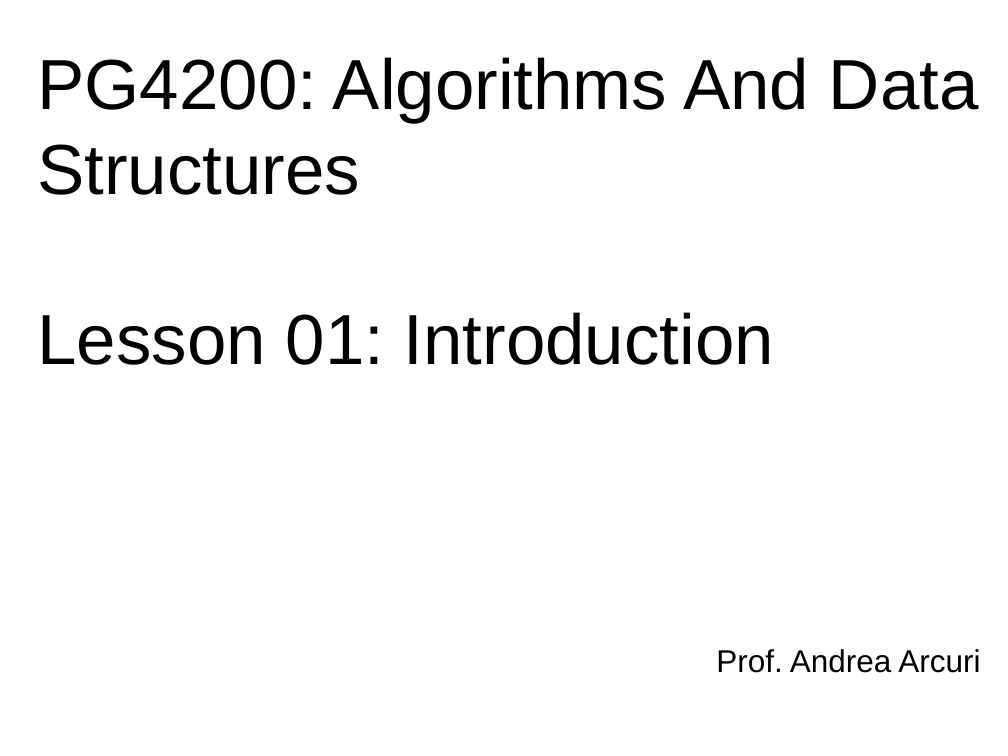
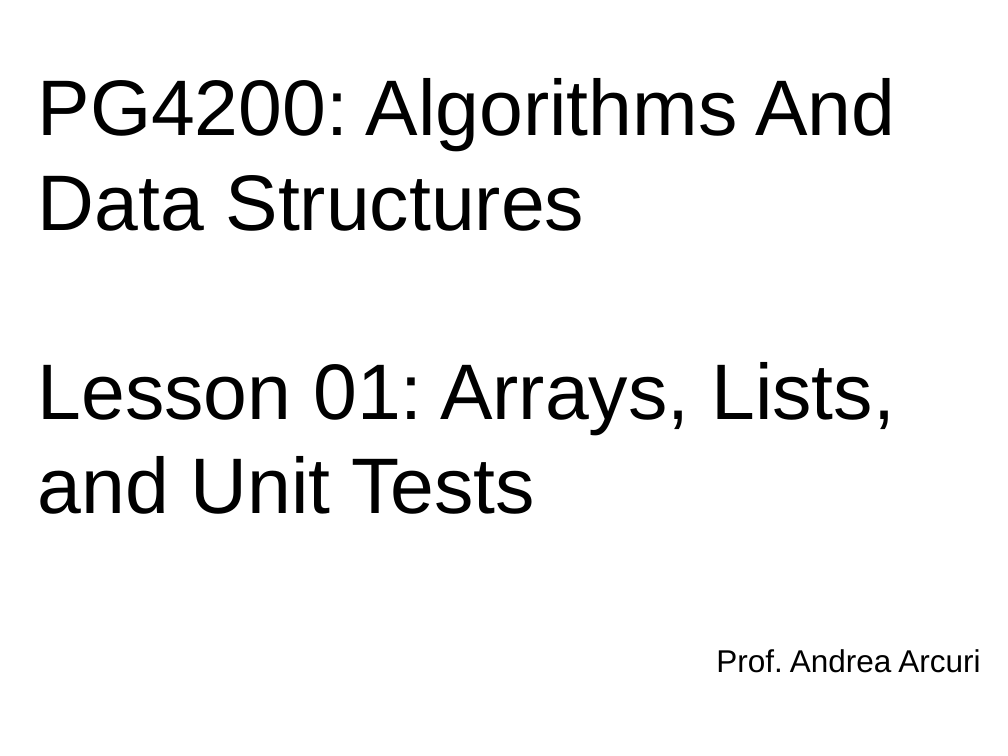
Before and after one commit to arcuri82/algorithms, a slide deck: slide 1 of docs/slides/01/01_intro.pptx. Drawn at 1008x756 pixels with LibreOffice and Linux fonts; fonts in the diff are those of the drawing. Boxes give left, top, right and bottom in pixels: in the first picture for what was removed or moved away, otherwise in the second. Text is boxed around its words. In the diff, an @@ line names an element or a change of style, - is before the commit and + after.

```diff
--- a/docs/slides/01/01_intro.pptx
+++ b/docs/slides/01/01_intro.pptx
@@ title at (38, 78, 895, 514): text changed; size 72 to 80 pt @@
-PG4200: Algorithms And Data Structures
-Lesson 01: Introduction
+PG4200: Algorithms And Data Structures
+Lesson 01: Arrays, Lists, and Unit Tests
```
Also in this commit, not shown: 3 other slides changed, 2 slides added, 19 other files.
